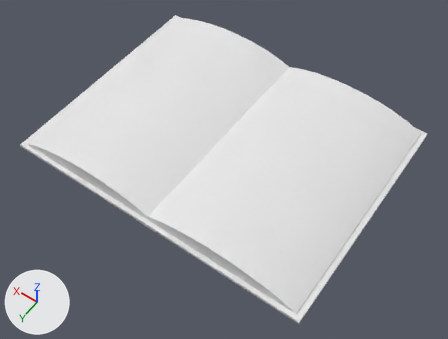
The FBX model Assets/Art/StaticMesh/SM_Book.fbx as it was, and as the next commit left it.
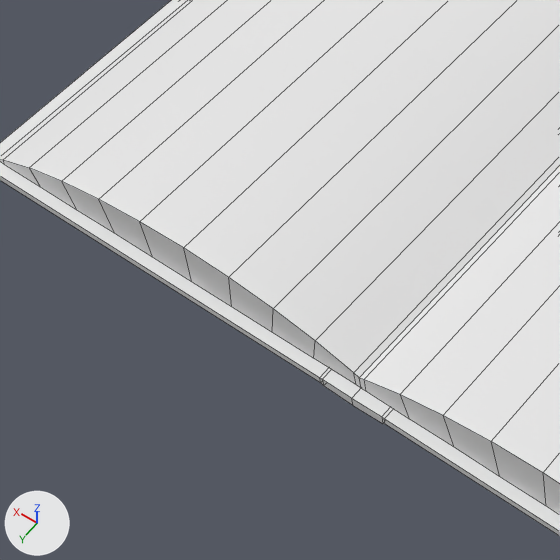
Each version appears first whole from a camera (50 mm lens) standing at (-0.568, 0.802, 1.145) and looking at (-0.041, 0.064, -0.015), and next in a close-up on the part from 6% to 48% of the width and 27% to 82% of the height. Arrows for +X, +Y and +Z are at lower left; the lights stay in place. The close-ups show mesh edges as thin lines.
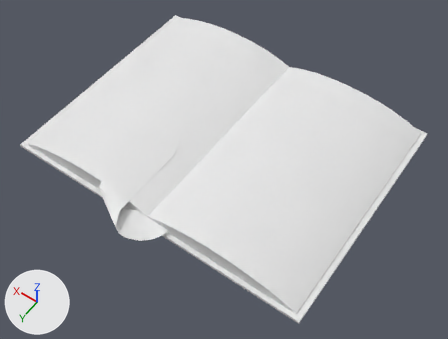
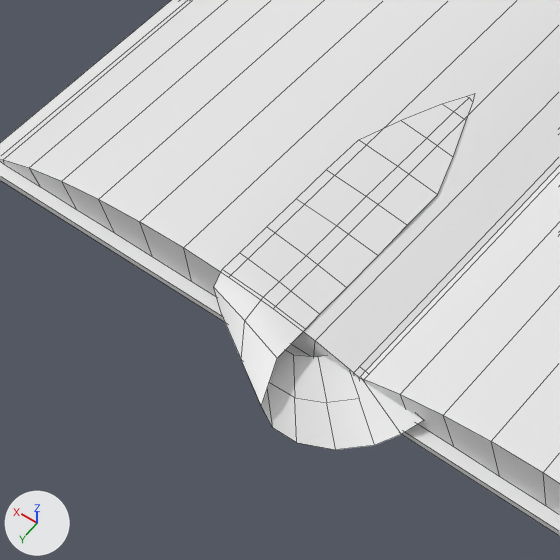
Edits to the bpy script that builds the scene:
```text
Change me_cube_004:
    used by ob_cube_003; location = (0.0, 0.0, 0.0)
    remove me_cube_004.from_pydata(...)  # 120 vertices, 94 faces; spans x -0.39..0.39, y -0.3..0.3, z 0.0..0.052
    add me_cube_004.from_pydata(...)  # 168 vertices, 125 faces; spans x -0.39..0.39, y -0.3..0.358, z 0.0..0.052
    me_cube_004 part 1: a new loose piece of 48 vertices spanning x -0.059..0.129, y 0.038..0.358, z 0.009..0.052
```

Location of each change, [x1, y1, x2, y2] in pixels of the close-ups (560 x 560 px):
part 1 of me_cube_004, added: after [214, 93, 475, 450]
